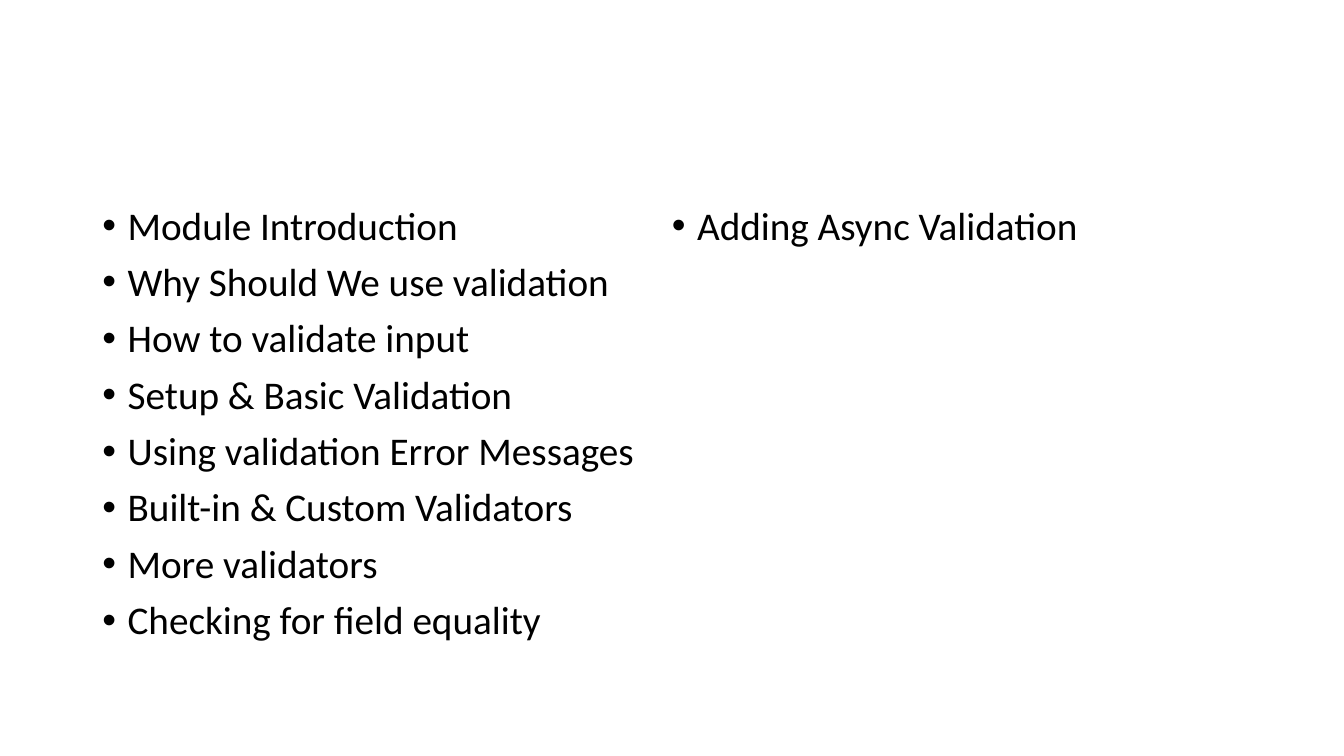
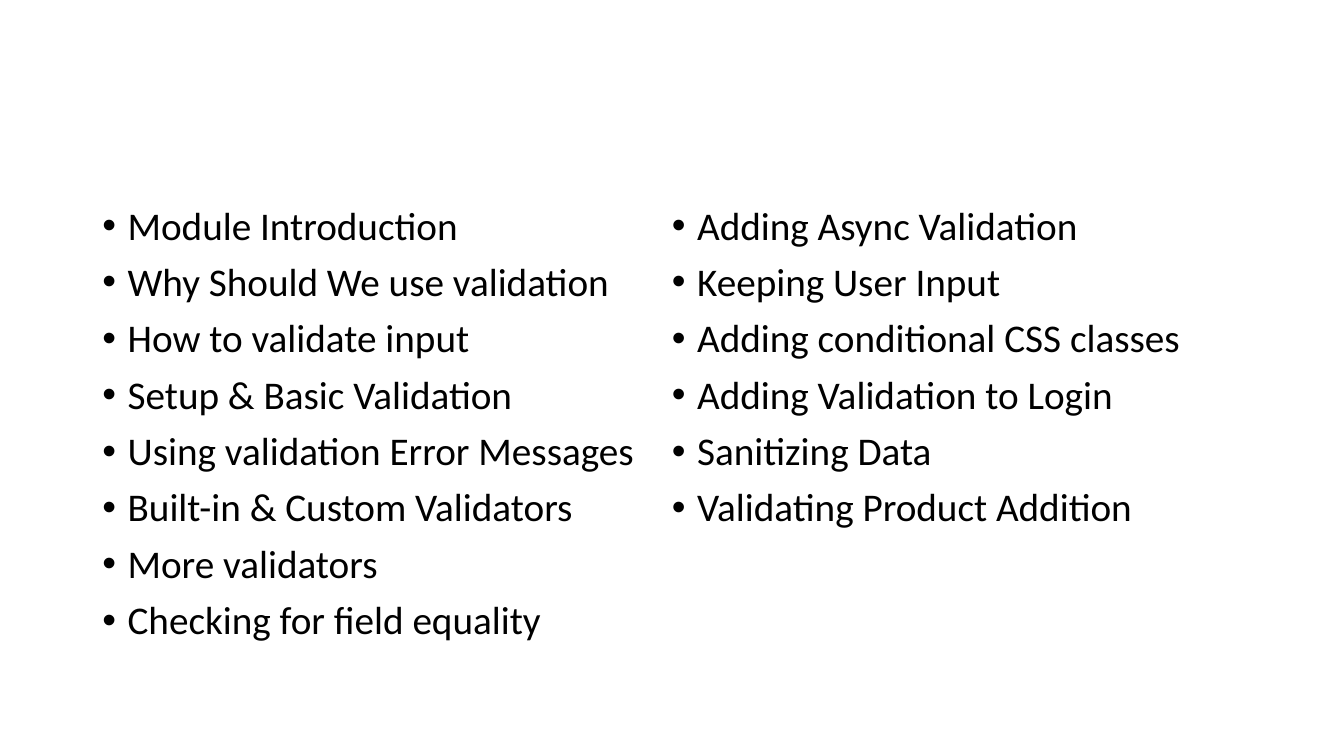
Before and after one commit to PiyushChaturvedii/Batch04, a slide deck: slide 41 of Database.pptx. Drawn at 1344x756 pixels with LibreOffice and Linux fonts; fonts in the diff are those of the drawing. Boxes give left, top, right and bottom in pixels: in the first picture for what was removed or moved away, otherwise in the second. Text is boxed around its words. In the diff, an @@ line names an element or a change of style, - is before the commit and + after.

Commit message:
validation

```diff
--- a/Database.pptx
+++ b/Database.pptx
@@ text at (697,269,1180,528): paragraphs added @@
+• Keeping User Input
+• Adding conditional CSS classes
+• Adding Validation to Login
+• Sanitizing Data
+• Validating Product Addition
```
Also in this commit, not shown: 38 other files.
